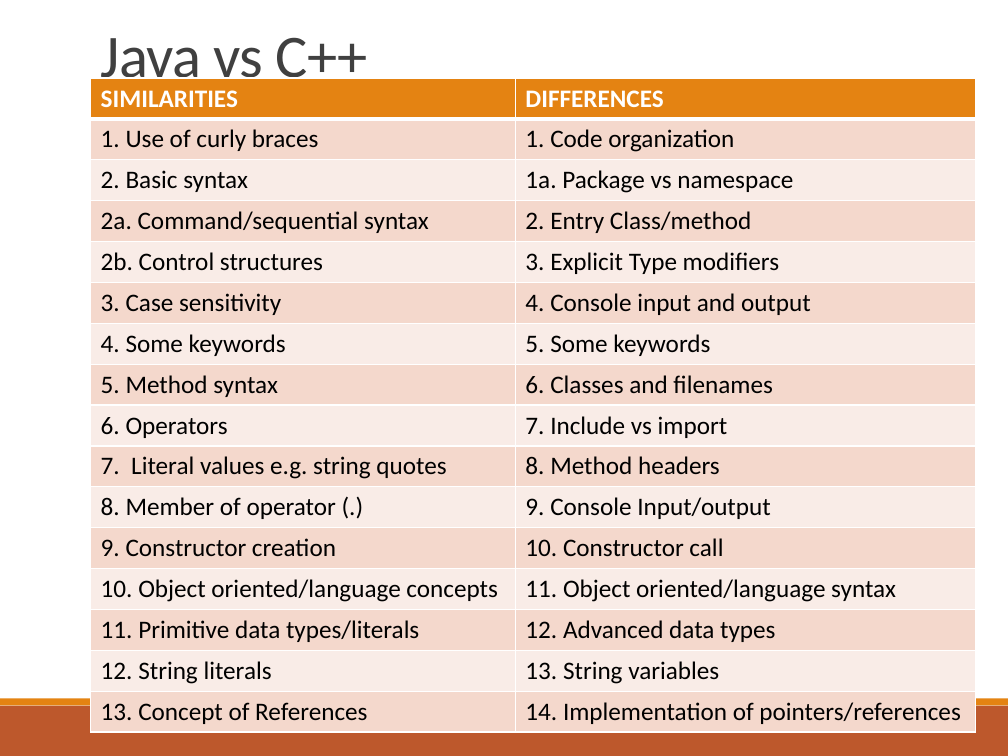
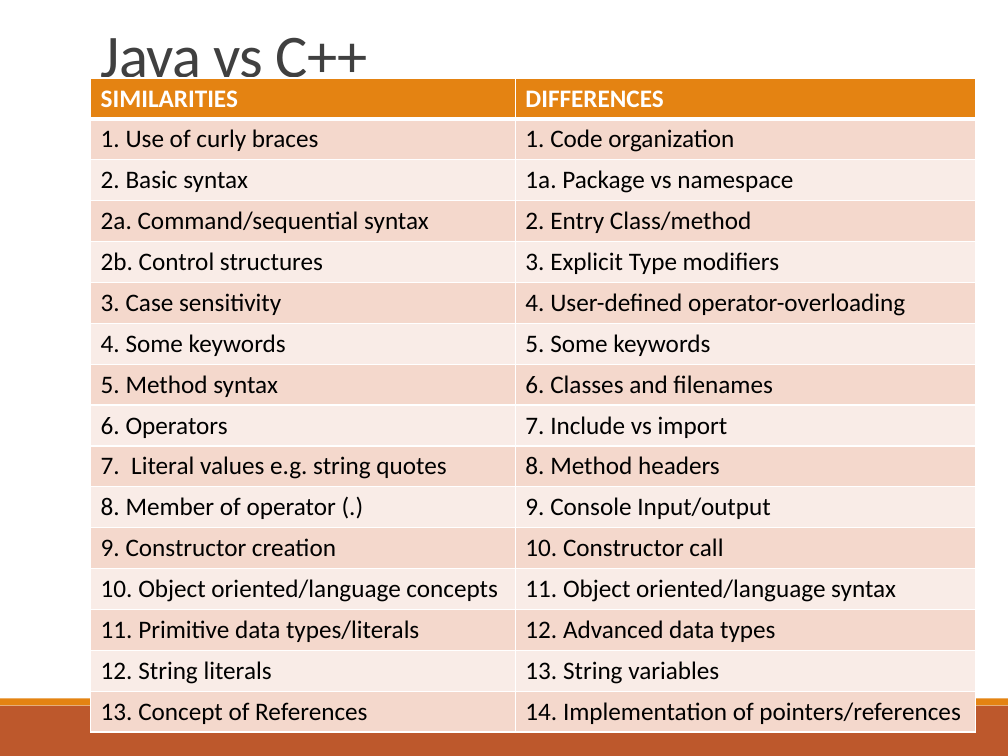
Before and after one commit to deeperj/dillinger, a slide deck: slide 15 of thesis/ukapp2/wqu_isc/sofware_design/Javabc01.pptx. Drawn at 1008x756 pixels with LibreOffice and Linux fonts; fonts in the diff are those of the drawing. Boxes give left, top, right and bottom in pixels: in the first picture for what was removed or moved away, otherwise in the second. Text is boxed around its words. In the diff, an @@ line names an element or a change of style, - is before the commit and + after.

Commit message:
java11

```diff
--- a/thesis/ukapp2/wqu_isc/sofware_design/Javabc01.pptx
+++ b/thesis/ukapp2/wqu_isc/sofware_design/Javabc01.pptx
@@ table at (91, 78, 976, 732) @@
-row 6, column 2: 4. Console input and output
+row 6, column 2: 4. User-defined operator-overloading
```
Also in this commit, not shown: 1 other slide changed.
